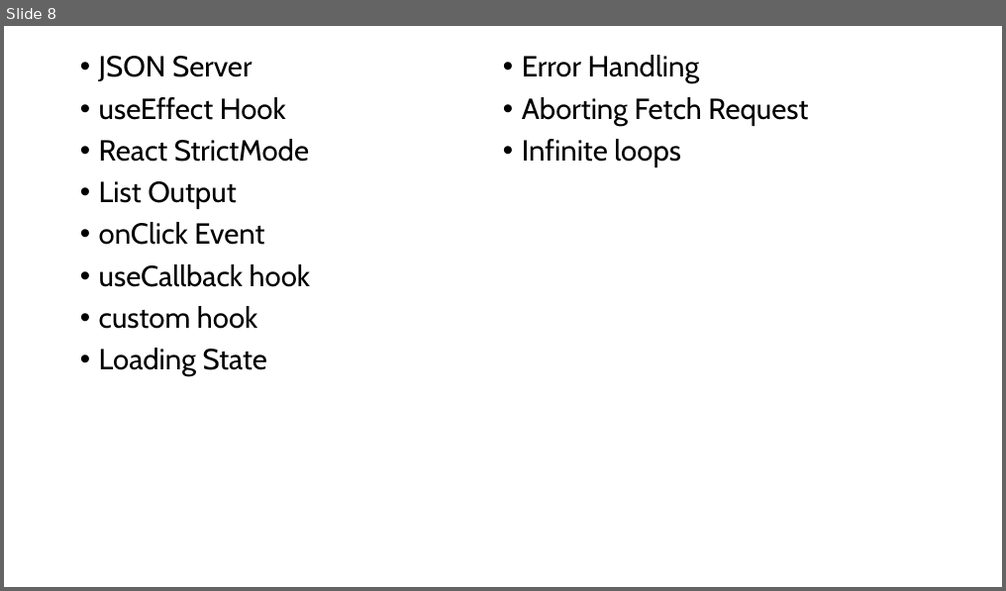
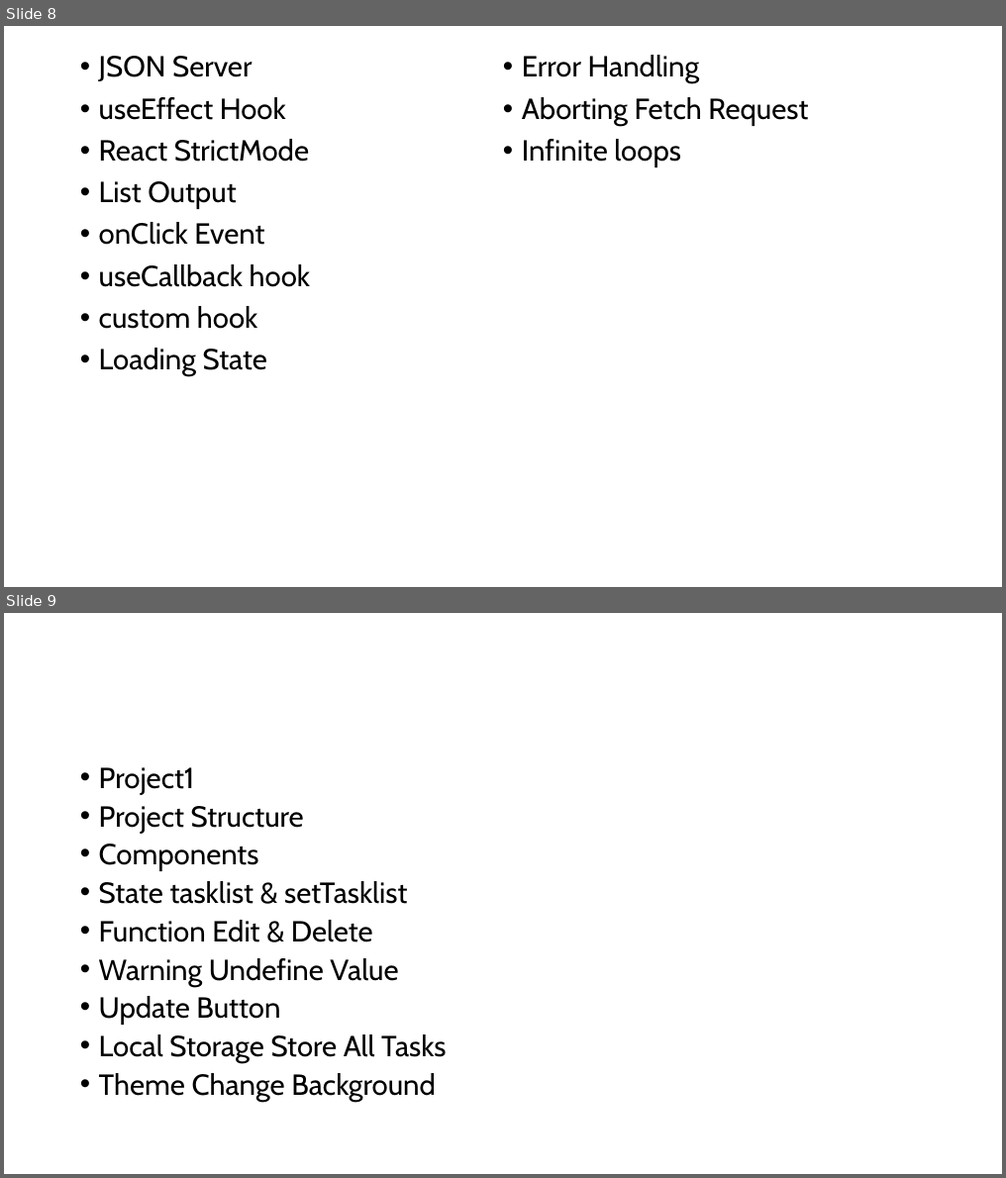
Before and after one commit to PiyushChaturvedii/Batch05, a slide deck: react/react.pptx. Shown one above the other, each under a label of ours: slide 8 before the commit, slides 8 and 9 after it. The pictures are 1006x591 and 1006x1178 pixels, drawn with LibreOffice and Linux fonts; fonts in the diff are those of the drawing. Boxes give left, top, right and bottom in pixels: in the first picture for what was removed or moved away, otherwise in the second. Text is boxed around its words. In the diff, an @@ line names an element or a change of style, - is before the commit and + after.

Commit message:
project1

```diff
--- a/react/react.pptx
+++ b/react/react.pptx
@@ slide 9 added at box(4, 613, 1002, 1174), background #FFFFFF @@
@@ text added at box(99, 767, 446, 1102), 28 pt, text #000000 @@
+• Project1
+• Project Structure
+• Components
+• State tasklist & setTasklist
+• Function Edit & Delete
+• Warning Undefine Value
+• Update Button
+• Local Storage Store All Tasks
+• Theme Change Background
```
Also in this commit, not shown: 1 other slide added, 1 slide removed, 47 other files.
